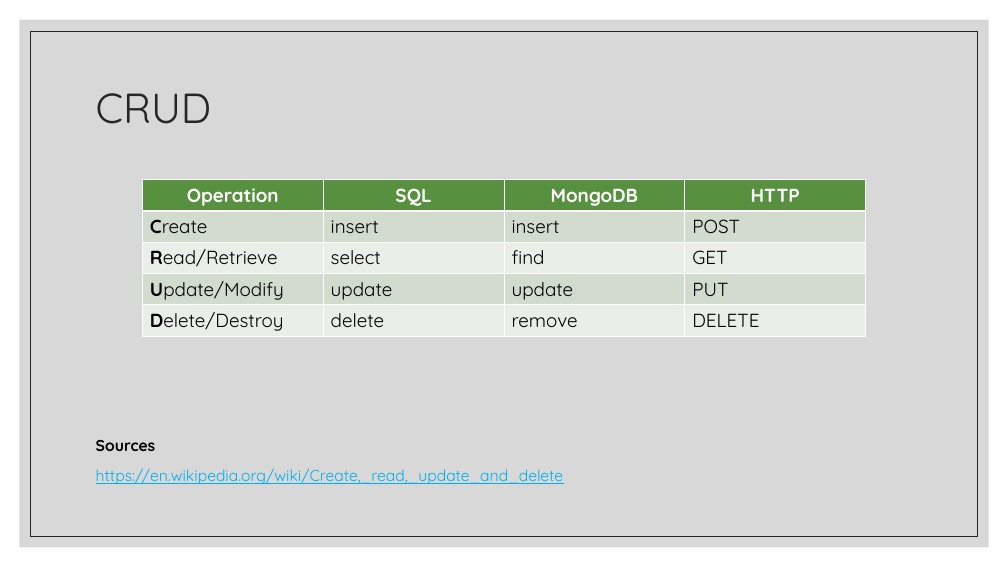
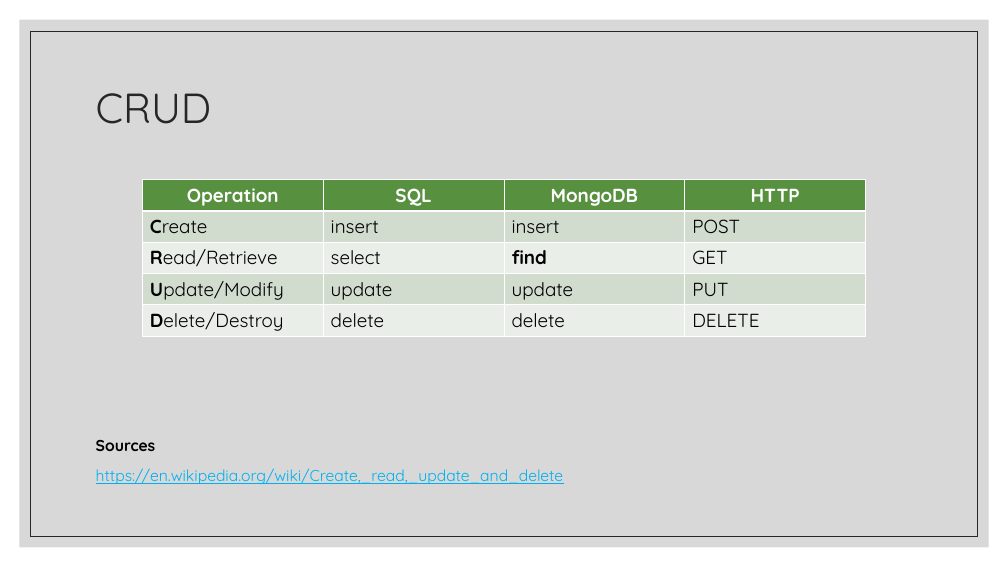
Before and after one commit to zackstotts/base-node-curriculum, a slide deck: slide 14 of unit_03/slides/02 MongoDB & Node.pptx. Drawn at 1008x567 pixels with LibreOffice and Linux fonts; fonts in the diff are those of the drawing. Boxes give left, top, right and bottom in pixels: in the first picture for what was removed or moved away, otherwise in the second. Text is boxed around its words. In the diff, an @@ line names an element or a change of style, - is before the commit and + after.

```diff
--- a/unit_03/slides/02 MongoDB & Node.pptx
+++ b/unit_03/slides/02 MongoDB & Node.pptx
@@ table at (142,180,865,335) @@
-row 5, column 3: remove
+row 5, column 3: delete
@@ bold on in "find" @@
```
Also in this commit, not shown: 6 other slides changed, 15 slides added, 1 slide removed.
